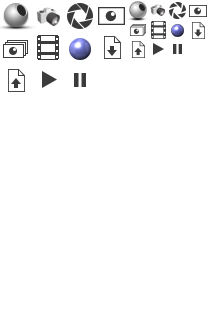
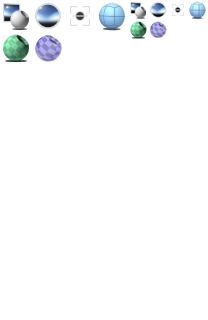
Comparing the layer stacks of the two 208 x 320 images. Changes:
removed group "20px" (23 layers) over box(123, 1, 207, 39)
added layer "iconBuilder_material_64" above "iconBuilder_Shoot_Backplate_32" over box(3, 34, 29, 62)
added layer "iconBuilder_Shoot_Backplate_32" above "iconBuilder_PrimQuadball_32" over box(2, 2, 29, 30)
added layer "iconBuilder_PrimQuadball_32" above "iconBuilder_Shoot_Focus_32" over box(98, 2, 126, 31)
added layer "iconBuilder_Shoot_Environment_32" above "progressive" over box(34, 3, 61, 29)
added layer "progressive" above "Layer 15" over box(35, 35, 62, 62)
renamed "Layer 4" to "Layer 15", hid it, opacity 100% → 10%, moved it out of group "camera copy", painted on it over box(0, 1, 207, 92)
removed group "toolbar" (1st of 2, in "20px") (5 layers) from group "20px" over box(123, 1, 207, 21)
removed layer "Layer 2" (1st of 2, in "20px" › "toolbar") from group "toolbar" over box(123, 1, 207, 21)
removed group "32px" (33 layers) over box(0, 1, 207, 92)
removed group "loadProgress" (2nd of 2, in "32px") (2 layers) from group "32px" over box(8, 41, 145, 92)
removed group "saveProgress" (2nd of 2, in "32px") (2 layers) from group "32px" over box(104, 22, 205, 59)
removed group "saveLayered" (2nd of 2, in "32px") (4 layers) from group "32px" over box(3, 24, 146, 60)
removed group "saveFlat" (2nd of 2, in "32px") (4 layers) from group "32px" over box(98, 4, 207, 27)
removed group "focus" (4 layers) from group "32px" over box(67, 3, 93, 29)
removed layer "Ellipse 3 copy 2" from group "focus" over box(67, 3, 93, 29)
removed group "camera" (2 layers) from group "32px" over box(35, 3, 61, 29)
removed group "toolbar" (2nd of 2, in "32px") (5 layers) from group "32px" over box(0, 2, 41, 37)
removed layer "Layer 2" (2nd of 2, in "32px" › "toolbar") from group "toolbar" over box(0, 2, 41, 37)
removed layer "Ellipse 1" (2nd of 2, in "32px" › "toolbar") from group "toolbar" over box(4, 3, 28, 27)
…and 38 more changes (7 added, 31 removed)
